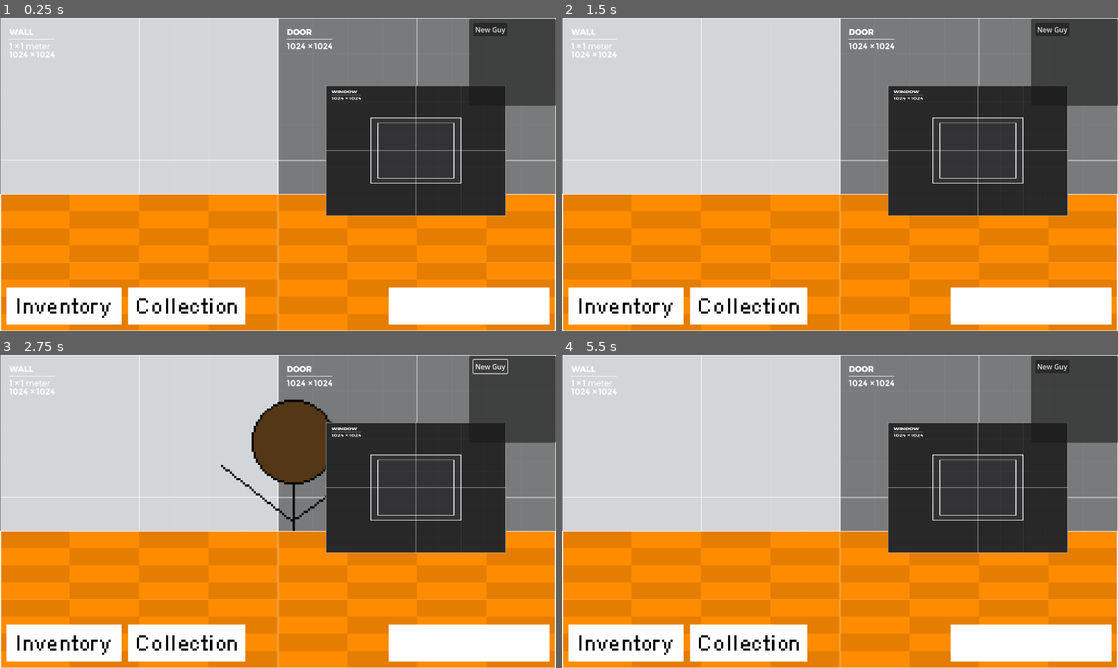
Above: before the commit, frames 1-4 (two rows, left to right).
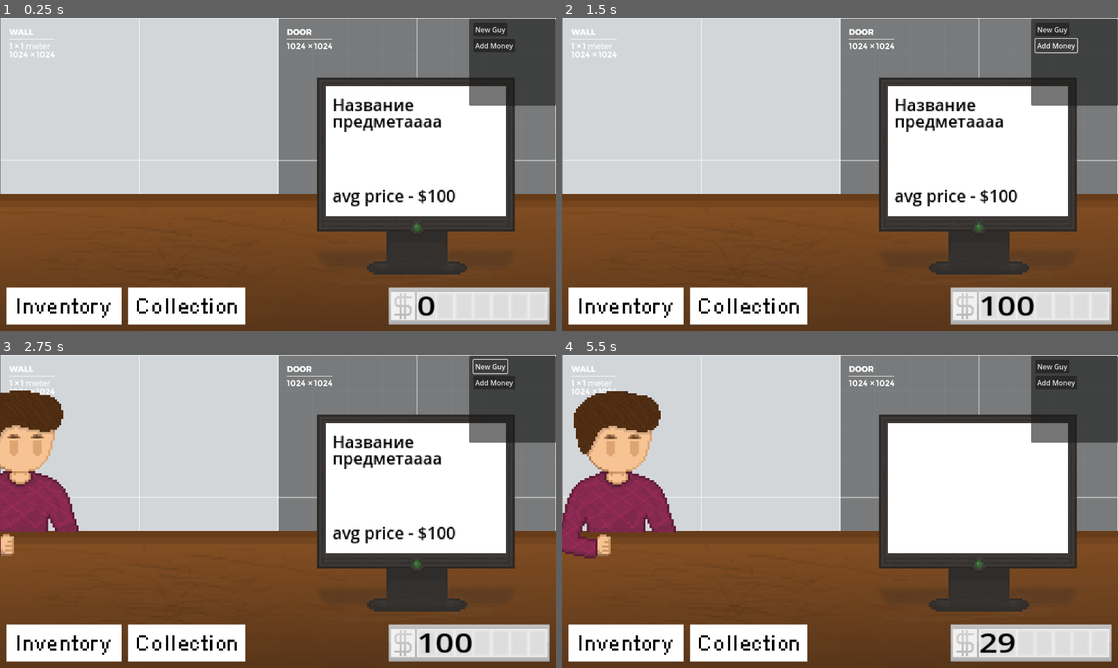
Above: after the commit, the same moments.

Repository: xRy0/LudumDare58
Game: Godot game, scene res://Game.tscn
The game is run twice, just before and just after one commit, with the same random seed, the same clock (stepped at 60 frames per second) and the same inputs.
Inputs (mouse positions are in pixels of both pictures, inside the frame that each line leads up to):
- Up to frame 1 (0.25 s): no input
- Up to frame 2 (1.5 s): click (1029, 305) at 0.5 s; click (1056, 46) at 1.25 s, where only the run after the commit has a clickable "Add Money"
- Up to frame 3 (2.75 s): click "New Guy" at 2 s
- Up to frame 4 (5.5 s): click "New Guy" at 2.75 s; click (739, 483) at 3.5 s, where only the run after the commit has a clickable "Взять - $71"; click (628, 642) at 4.25 s; click (751, 642) at 5 s

The runs differ from the first frame. In frame 1, 51% of the frame differs, in the area x 0-100%, y 6-100%; in frame 2, 51%; in frame 3, 59%; in frame 4, 58%.

Commit message:
Rjaka: Added basic item class + updated textures and some other stuff

Diff:
--- a/Game.tscn
+++ b/Game.tscn
@@ -1,19 +1,27 @@
-[gd_scene load_steps=20 format=3 uid="uid://wv55ssu6ivls"]
+[gd_scene load_steps=28 format=3 uid="uid://wv55ssu6ivls"]
 
 [ext_resource type="Script" uid="uid://be34ymwo5ydau" path="res://game.gd" id="1_xkndl"]
 [ext_resource type="Texture2D" uid="uid://bmh712irsy8ls" path="res://assets/Sprite-0001.png" id="2_2vekm"]
-[ext_resource type="Texture2D" uid="uid://k7ofau13er17" path="res://addons/kenney_prototype_textures/dark/texture_12.png" id="3_yx171"]
-[ext_resource type="Texture2D" uid="uid://201jx0d1bl7h" path="res://addons/kenney_prototype_textures/orange/texture_08.png" id="4_yhmtn"]
+[ext_resource type="Texture2D" uid="uid://b7xtxihdis5nt" path="res://assets/monitor.png" id="3_lvtmh"]
+[ext_resource type="Texture2D" uid="uid://cgxwvjisd7c6x" path="res://assets/stol.png" id="4_yyih5"]
 [ext_resource type="Texture2D" uid="uid://t6cstdixd2bg" path="res://assets/inventory.png" id="5_gwjdr"]
 [ext_resource type="Texture2D" uid="uid://divokkgqm3wqu" path="res://assets/collection.png" id="6_lvtmh"]
+[ext_resource type="Texture2D" uid="uid://bd5n5ajgxc71j" path="res://assets/money counter.png" id="7_qjyg3"]
 [ext_resource type="Texture2D" uid="uid://cgiyr5qotp53s" path="res://addons/kenney_prototype_textures/light/texture_10.png" id="7_yyih5"]
+[ext_resource type="Texture2D" uid="uid://pmr6sycklt4r" path="res://assets/item_bust.png" id="8_elkpi"]
 [ext_resource type="Texture2D" uid="uid://dv0tqgxi6tkkx" path="res://addons/kenney_prototype_textures/light/texture_12.png" id="8_qjyg3"]
-[ext_resource type="Texture2D" uid="uid://c3aumwy0fj7gd" path="res://assets/image_2025-10-04_05-09-59.png" id="9_elkpi"]
+[ext_resource type="Script" uid="uid://bcrechktnlgfa" path="res://scripts/item.gd" id="8_yyih5"]
 [ext_resource type="Script" uid="uid://cumasmawgccyt" path="res://scripts/character.gd" id="9_yx171"]
+[ext_resource type="Texture2D" uid="uid://dm4a58dfgyngk" path="res://assets/dude.png" id="12_0yprl"]
+[ext_resource type="Texture2D" uid="uid://d51ik6r03d70" path="res://assets/textbox.png" id="13_wuoie"]
 
 [sub_resource type="CanvasTexture" id="CanvasTexture_0yprl"]
 diffuse_texture = ExtResource("2_2vekm")
 texture_filter = 1
+
+[sub_resource type="LabelSettings" id="LabelSettings_yyih5"]
+line_spacing = -7.26
+font_color = Color(0, 0, 0, 1)
 
 [sub_resource type="CanvasTexture" id="CanvasTexture_wuoie"]
 resource_local_to_scene = true
@@ -25,9 +33,15 @@
 texture_filter = 1
 
 [sub_resource type="CanvasTexture" id="CanvasTexture_cpsxm"]
+diffuse_texture = ExtResource("7_qjyg3")
+texture_filter = 1
+
+[sub_resource type="LabelSettings" id="LabelSettings_yhmtn"]
+font_size = 41
+font_color = Color(0.011764706, 0.011764706, 0.011764706, 1)
 
 [sub_resource type="CanvasTexture" id="CanvasTexture_hmewc"]
-diffuse_texture = ExtResource("9_elkpi")
+diffuse_texture = ExtResource("8_elkpi")
 texture_filter = 1
 
 [sub_resource type="Animation" id="Animation_yx171"]
@@ -39,10 +53,10 @@
 tracks/0/interp = 1
 tracks/0/loop_wrap = true
 tracks/0/keys = {
-"times": PackedFloat32Array(0),
-"transitions": PackedFloat32Array(1),
-"update": 0,
-"values": [Vector2(957.99994, 434)]
+"times": PackedFloat32Array(0, 0.0009999999),
+"transitions": PackedFloat32Array(1, 1),
+"update": 0,
+"values": [Vector2(295.00003, 359), Vector2(295.00003, 359)]
 }
 tracks/1/type = "value"
 tracks/1/imported = false
@@ -51,6 +65,54 @@
 tracks/1/interp = 1
 tracks/1/loop_wrap = true
 tracks/1/keys = {
+"times": PackedFloat32Array(0, 0.0009999999),
+"transitions": PackedFloat32Array(1, 1),
+"update": 0,
+"values": [0.0, 0.0]
+}
+tracks/2/type = "value"
+tracks/2/imported = false
+tracks/2/enabled = true
+tracks/2/path = NodePath("../../Table/Item/TableItem:position")
+tracks/2/interp = 1
+tracks/2/loop_wrap = true
+tracks/2/keys = {
+"times": PackedFloat32Array(0),
+"transitions": PackedFloat32Array(1),
+"update": 0,
+"values": [Vector2(341.00003, 458)]
+}
+tracks/3/type = "value"
+tracks/3/imported = false
+tracks/3/enabled = true
+tracks/3/path = NodePath("../../Table/Item/TableItem:rotation")
+tracks/3/interp = 1
+tracks/3/loop_wrap = true
+tracks/3/keys = {
+"times": PackedFloat32Array(0),
+"transitions": PackedFloat32Array(1),
+"update": 0,
+"values": [0.0]
+}
+tracks/4/type = "value"
+tracks/4/imported = false
+tracks/4/enabled = true
+tracks/4/path = NodePath("chatbox:position")
+tracks/4/interp = 1
+tracks/4/loop_wrap = true
+tracks/4/keys = {
+"times": PackedFloat32Array(0),
+"transitions": PackedFloat32Array(1),
+"update": 0,
+"values": [Vector2(0, 0)]
+}
+tracks/5/type = "value"
+tracks/5/imported = false
+tracks/5/enabled = true
+tracks/5/path = NodePath("chatbox:rotation")
+tracks/5/interp = 1
+tracks/5/loop_wrap = true
+tracks/5/keys = {
 "times": PackedFloat32Array(0),
 "transitions": PackedFloat32Array(1),
 "update": 0,
@@ -66,10 +128,10 @@
 tracks/0/interp = 1
 tracks/0/loop_wrap = true
 tracks/0/keys = {
-"times": PackedFloat32Array(0, 0.21, 0.64, 1),
-"transitions": PackedFloat32Array(1, 1, 1, 1),
-"update": 0,
-"values": [Vector2(280, 261), Vector2(348, 292.00003), Vector2(122.99999, 177), Vector2(-218, 113.000015)]
+"times": PackedFloat32Array(0, 0.99),
+"transitions": PackedFloat32Array(1, 1),
+"update": 0,
+"values": [Vector2(640, 361.00003), Vector2(1919.9999, 360.00003)]
 }
 tracks/1/type = "value"
 tracks/1/imported = false
@@ -78,15 +140,42 @@
 tracks/1/interp = 1
 tracks/1/loop_wrap = true
 tracks/1/keys = {
-"times": PackedFloat32Array(0, 0.21, 0.64, 1),
-"transitions": PackedFloat32Array(1, 1, 0.18946461, 1),
-"update": 0,
-"values": [0.0, 0.15898715, -0.9552464, -1.3416384]
+"times": PackedFloat32Array(0, 0.99),
+"transitions": PackedFloat32Array(1, 1),
+"update": 0,
+"values": [0.0, 0.0]
+}
+
+[sub_resource type="Animation" id="Animation_lvtmh"]
+resource_name = "item_buy"
+length = 0.5
+tracks/0/type = "value"
+tracks/0/imported = false
+tracks/0/enabled = true
+tracks/0/path = NodePath("../../Table/Item/TableItem:position")
+tracks/0/interp = 1
+tracks/0/loop_wrap = true
+tracks/0/keys = {
+"times": PackedFloat32Array(0, 0.5),
+"transitions": PackedFloat32Array(1, 1),
+"update": 0,
+"values": [Vector2(341.00003, 458), Vector2(80.00006, 848.99994)]
+}
+tracks/1/type = "value"
+tracks/1/imported = false
+tracks/1/enabled = true
+tracks/1/path = NodePath("../../Table/Item/TableItem:rotation")
+tracks/1/interp = 1
+tracks/1/loop_wrap = true
+tracks/1/keys = {
+"times": PackedFloat32Array(0),
+"transitions": PackedFloat32Array(1),
+"update": 0,
+"values": [0.0]
 }
 
 [sub_resource type="Animation" id="Animation_2vekm"]
 resource_name = "new_guy_coming"
-length = 2.0
 tracks/0/type = "value"
 tracks/0/imported = false
 tracks/0/enabled = true
@@ -94,10 +183,10 @@
 tracks/0/interp = 1
 tracks/0/loop_wrap = true
 tracks/0/keys = {
-"times": PackedFloat32Array(0, 0.3, 0.6, 0.86, 1.1, 1.2666667, 1.37, 1.62),
-"transitions": PackedFloat32Array(1, 1, 1, 1, 1, 1, 1, 1),
-"update": 0,
-"values": [Vector2(957.99994, 434), Vector2(840, 334), Vector2(750, 359), Vector2(565, 291.00003), Vector2(369, 292.00003), Vector2(280, 261), Vector2(280, 261), Vector2(280, 261)]
+"times": PackedFloat32Array(0, 1),
+"transitions": PackedFloat32Array(1, 1),
+"update": 0,
+"values": [Vector2(295.00003, 359), Vector2(640, 363)]
 }
 tracks/1/type = "value"
 tracks/1/imported = false
@@ -106,21 +195,27 @@
 tracks/1/interp = 1
 tracks/1/loop_wrap = true
 tracks/1/keys = {
-"times": PackedFloat32Array(0, 0.43, 0.85, 0.86, 1.1, 1.28, 1.37, 1.62, 1.81, 2),
-"transitions": PackedFloat32Array(1, 1, 1, 1, 1, 1, 1, 1, 1, 1),
-"update": 0,
-"values": [0.0, 0.0, 0.0, 0.0, 0.0, 0.0, 0.06843844, -0.051200844, 0.0, 0.0]
+"times": PackedFloat32Array(0, 1),
+"transitions": PackedFloat32Array(1, 1),
+"update": 0,
+"values": [0.0, 0.0]
 }
 
 [sub_resource type="AnimationLibrary" id="AnimationLibrary_yx171"]
 _data = {
 &"RESET": SubResource("Animation_yx171"),
 &"guy_leave": SubResource("Animation_yhmtn"),
+&"item_buy": SubResource("Animation_lvtmh"),
 &"new_guy_coming": SubResource("Animation_2vekm")
 }
 
-[node name="Node2D" type="Node2D"]
+[sub_resource type="CanvasTexture" id="CanvasTexture_lvtmh"]
+diffuse_texture = ExtResource("13_wuoie")
+texture_filter = 1
+
+[node name="Node2D" type="Node2D" node_paths=PackedStringArray("money_label")]
 script = ExtResource("1_xkndl")
+money_label = NodePath("lombard/Table/TextureButton3/Label")
 
 [node name="Background" type="Sprite2D" parent="."]
 visible = false
@@ -134,14 +229,36 @@
 
 [node name="Table_PC" type="Sprite2D" parent="lombard/Table"]
 z_index = 1
-position = Vector2(957.5, 305)
-scale = Vector2(0.40527356, 0.29296872)
-texture = ExtResource("3_yx171")
+texture_filter = 1
+position = Vector2(640.5, 361)
+scale = Vector2(4.9960938, 4.986111)
+texture = ExtResource("3_lvtmh")
+
+[node name="Name" type="Label" parent="lombard/Table/Table_PC"]
+offset_left = 24.719313
+offset_top = -37.905293
+offset_right = 186.10857
+offset_bottom = 30.07301
+scale = Vector2(0.475, 0.475)
+text = "Название предметаааа"
+label_settings = SubResource("LabelSettings_yyih5")
+autowrap_mode = 2
+
+[node name="Price" type="Label" parent="lombard/Table/Table_PC"]
+offset_left = 24.719313
+offset_top = 3.610033
+offset_right = 186.10857
+offset_bottom = 31.476915
+scale = Vector2(0.475, 0.475)
+text = "avg price - $100"
+label_settings = SubResource("LabelSettings_yyih5")
+autowrap_mode = 2
 
 [node name="Table_BG" type="Sprite2D" parent="lombard/Table"]
-position = Vector2(640, 562.5)
-scale = Vector2(1.2499999, 0.30761722)
-texture = ExtResource("4_yhmtn")
+texture_filter = 1
+position = Vector2(639.99994, 360.00003)
+scale = Vector2(5, 5.0000005)
+texture = ExtResource("4_yyih5")
 
 [node name="InventoryButton" type="TextureButton" parent="lombard/Table"]
 anchors_preset = 2
@@ -188,6 +305,28 @@
 ignore_texture_size = true
 stretch_mode = 0
 
+[node name="Label" type="Label" parent="lombard/Table/TextureButton3"]
+layout_mode = 0
+offset_left = 12.799986
+offset_right = 176.79999
+offset_bottom = 57.0
+scale = Vector2(0.366, 0.295)
+text = "0"
+label_settings = SubResource("LabelSettings_yhmtn")
+
+[node name="Item" type="Node" parent="lombard/Table" node_paths=PackedStringArray("current_texture", "current_price", "current_description")]
+script = ExtResource("8_yyih5")
+current_texture = NodePath("TableItem")
+current_price = NodePath("../Table_PC/Price")
+current_description = NodePath("../Table_PC/Name")
+
+[node name="TableItem" type="Sprite2D" parent="lombard/Table/Item"]
+visible = false
+z_index = 1
+position = Vector2(341.00003, 458)
+scale = Vector2(5, 5)
+texture = SubResource("CanvasTexture_hmewc")
+
 [node name="Background" type="Node" parent="lombard"]
 
 [node name="Sprite2D" type="Sprite2D" parent="lombard/Background"]
@@ -202,21 +341,57 @@
 scale = Vector2(0.62402344, 0.63964844)
 texture = ExtResource("8_qjyg3")
 
-[node name="Character" type="Node" parent="lombard"]
+[node name="Character" type="Node" parent="lombard" node_paths=PackedStringArray("chat_text", "take_button", "reject_button", "chatbox")]
 script = ExtResource("9_yx171")
 visual_node_path = NodePath(".")
-animation_player_path = NodePath("Sprite2D/AnimationPlayer")
-
-[node name="Sprite2D" type="Sprite2D" parent="lombard/Character"]
-z_index = -1
-position = Vector2(957.99994, 434)
-scale = Vector2(5, 5)
-texture = SubResource("CanvasTexture_hmewc")
-
-[node name="AnimationPlayer" type="AnimationPlayer" parent="lombard/Character/Sprite2D"]
+animation_player_path = NodePath("model/AnimationPlayer")
+chat_text = NodePath("model/chatbox/RichTextLabel")
+take_button = NodePath("model/chatbox/Take")
+reject_button = NodePath("model/chatbox/reject")
+chatbox = NodePath("model/chatbox")
+
+[node name="model" type="Sprite2D" parent="lombard/Character"]
+texture_filter = 1
+position = Vector2(295.00003, 359)
+scale = Vector2(5, 5)
+texture = ExtResource("12_0yprl")
+
+[node name="AnimationPlayer" type="AnimationPlayer" parent="lombard/Character/model"]
 libraries = {
 &"": SubResource("AnimationLibrary_yx171")
 }
+
+[node name="chatbox" type="Sprite2D" parent="lombard/Character/model"]
+visible = false
+z_index = 5
+texture = SubResource("CanvasTexture_lvtmh")
+
+[node name="RichTextLabel" type="RichTextLabel" parent="lombard/Character/model/chatbox"]
+offset_left = -59.599987
+offset_top = -57.000004
+offset_right = 208.929
+offset_bottom = 96.658005
+scale = Vector2(0.25, 0.25)
+bbcode_enabled = true
+text = "[color=#000000]Йоу чувак, зацени [b]ЭТО
+[/b]Отрыл на хате у своей
+бабули, выглядит [b][color=#ff0000]дорого[/color][/b][/color]"
+
+[node name="Take" type="Button" parent="lombard/Character/model/chatbox"]
+offset_left = -59.600002
+offset_top = -18.493057
+offset_right = 35.399998
+offset_bottom = 12.506943
+scale = Vector2(0.3, 0.3)
+text = "Взять - $50"
+
+[node name="reject" type="Button" parent="lombard/Character/model/chatbox"]
+offset_left = -22.8
+offset_top = -18.493053
+offset_right = 72.2
+offset_bottom = 12.506947
+scale = Vector2(0.3, 0.3)
+text = "Отказать"
 
 [node name="DEV" type="Node" parent="."]
 
@@ -236,5 +411,16 @@
 text = "New Guy
 "
 
+[node name="Button2" type="Button" parent="DEV/Panel"]
+layout_mode = 0
+offset_left = 10.0
+offset_top = 46.0
+offset_right = 106.0
+offset_bottom = 77.0
+text = "Add Money"
+
 [connection signal="ready" from="." to="." method="_on_ready"]
+[connection signal="button_down" from="lombard/Character/model/chatbox/Take" to="lombard/Character" method="_on_take_button_down"]
+[connection signal="button_down" from="lombard/Character/model/chatbox/reject" to="lombard/Character" method="_on_reject_button_down"]
 [connection signal="button_down" from="DEV/Panel/Button" to="." method="_on_button_button_down"]
+[connection signal="button_down" from="DEV/Panel/Button2" to="." method="_on_button_2_button_down"]
--- a/game.gd
+++ b/game.gd
@@ -1,6 +1,11 @@
 extends Node2D
 
 var animstate = 0
+var money = 0
+var day = 0
+var time = 0
+
+@export var money_label: Label
 
 func _on_ready() -> void:
 	print("PROTOCOL GOYDA INITIALIZED")
@@ -9,12 +14,22 @@
 func sleep(sec):
 	await get_tree().create_timer(sec).timeout
 
+func updMoney(newBalance):
+	if newBalance < 0:
+		return 1
+	money = newBalance
+	money_label.text = str(newBalance)
+	return 0
+
 func _on_button_button_down() -> void:
 	# TODO rewrite this shit in class, or better trow it away
-	if animstate == 0:
-		$lombard/Character.play_animation("new_guy_coming")
-		animstate = 1
-	else:
-		$lombard/Character.play_animation("guy_leave")
-		animstate = 0
+	$lombard/Character.come_and_offer()
 	pass # Replace with function body.
+
+
+
+
+
+func _on_button_2_button_down() -> void:
+	updMoney(money+100)
+	pass # Replace with function body.
--- a/scripts/character.gd
+++ b/scripts/character.gd
@@ -4,9 +4,15 @@
 
 @export var visual_node_path: NodePath
 @export var animation_player_path: NodePath
+@export var chat_text: RichTextLabel
+@export var take_button: Button
+@export var reject_button: Button
+@export var chatbox: Sprite2D
 
 var visual_node: Node = null
 var anim_player: AnimationPlayer = null
+
+var offer_price = 0
 
 func _ready():
 	if visual_node_path:
@@ -28,3 +34,48 @@
 func stop_animation():
 	if anim_player:
 		anim_player.stop()
+
+func come_and_offer():
+	var price = randi() % 100
+	offer_price = price
+	take_button.text = "Взять - $" + str(price)
+	anim_player.play("new_guy_coming")
+	await anim_player.animation_finished
+	chatbox.visible = true
+	$"../Table/Item".choose_random_item()
+
+
+func _on_take_button_down() -> void:
+	var mainnode = $"../.."
+	if mainnode.updMoney(mainnode.money - offer_price) == 0:
+		print("asd")
+		chatbox.visible = false
+		$"../Table/Item".hide_item()
+		anim_player.play("guy_leave")
+		await anim_player.animation_finished
+		come_and_offer()
+		pass
+	pass # Replace with function body.
+
+
+func _on_reject_button_down() -> void:
+	var chance = randi() % 100
+	print(chance)
+	if chance > 50:
+		chat_text.text = """[color=#000000]Блин [i]мне очень нужны[/i]
+[color=#ff0000][b]БАБКИ[/b][/color]
+Давай скину пару баксов...[/color]"""
+		var price = randi() % offer_price
+		offer_price = price
+		take_button.text = "Взять - $" + str(price)
+	else:
+		chat_text.text = """[b][color=#900000]ДА ПОШËЛ ТЫ[/color][/b]"""
+		anim_player.play("guy_leave")
+		await anim_player.animation_finished
+		chatbox.visible = false
+		$"../Table/Item".hide_item()
+		chat_text.text = """[color=#000000]Йоу чувак, зацени [b]ЭТО
+[/b]Отрыл на хате у своей
+бабули, выглядит [b][color=#ff0000]дорого[/color][/b][/color]"""
+		come_and_offer()
+	pass # Replace with function body.
--- /dev/null
+++ b/scripts/item.gd
@@ -0,0 +1,55 @@
+extends Node
+
+# Синглтон-класс предмета
+
+class_name Item
+
+@export var current_texture: Sprite2D
+@export var current_price: Label
+@export var current_description: Label
+
+var textures: Array[Texture] = []
+var prices: Array[int] = []
+var descriptions: Array[String] = []
+
+func _ready():
+	textures = [
+		preload("res://assets/item_bust.png"),
+		preload("res://assets/item_chasi.png"),
+		preload("res://assets/item_kniga.png"),
+		preload("res://assets/item_krujka.png"),
+		preload("res://assets/item_kuvshin.png"),
+		preload("res://assets/item_svitok.png")
+	]
+
+	prices = [300, 500, 150, 50, 350, 450]
+	descriptions = [
+		"Бюст известной личности",
+		"Старинные часы",
+		"Ветхая книга",
+		"Пивная кружка",
+		"Странный кувшин",
+		"Редкий свиток",
+	]
+
+	# Убедимся, что массивы синхронизированы по длине
+	assert(textures.size() == prices.size() and prices.size() == descriptions.size())
+
+func choose_random_item():
+	if textures.is_empty():
+		push_error("Нет доступных предметов для выбора.")
+		return
+
+	var index = randi() % textures.size()
+	var canvas = CanvasTexture.new()
+	canvas.diffuse_texture = textures[index]
+	canvas.texture_filter = CanvasItem.TEXTURE_FILTER_NEAREST
+	current_texture.texture = canvas
+	current_price.text = "avg price - $" + str(prices[index])
+	current_description.text = descriptions[index]
+	current_texture.visible = true
+
+func hide_item():
+	current_price.text = ""
+	current_description.text = ""
+	current_texture.visible = false
Binary file added: assets/dude.png
Not shown, added: assets/dude.png.import
Binary file added: assets/item_bust.png
Not shown, added: assets/item_bust.png.import
Binary file added: assets/item_chasi.png
Not shown, added: assets/item_chasi.png.import
Binary file added: assets/item_kniga.png
Not shown, added: assets/item_kniga.png.import
Binary file added: assets/item_krujka.png
Not shown, added: assets/item_krujka.png.import
Binary file added: assets/item_kuvshin.png
Not shown, added: assets/item_kuvshin.png.import
(and 11 more such lines)
